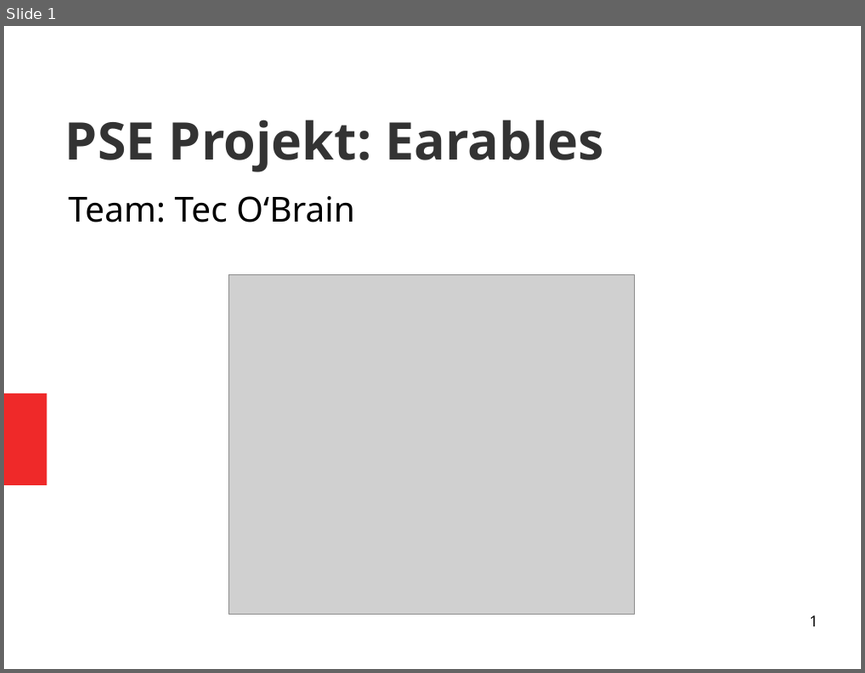
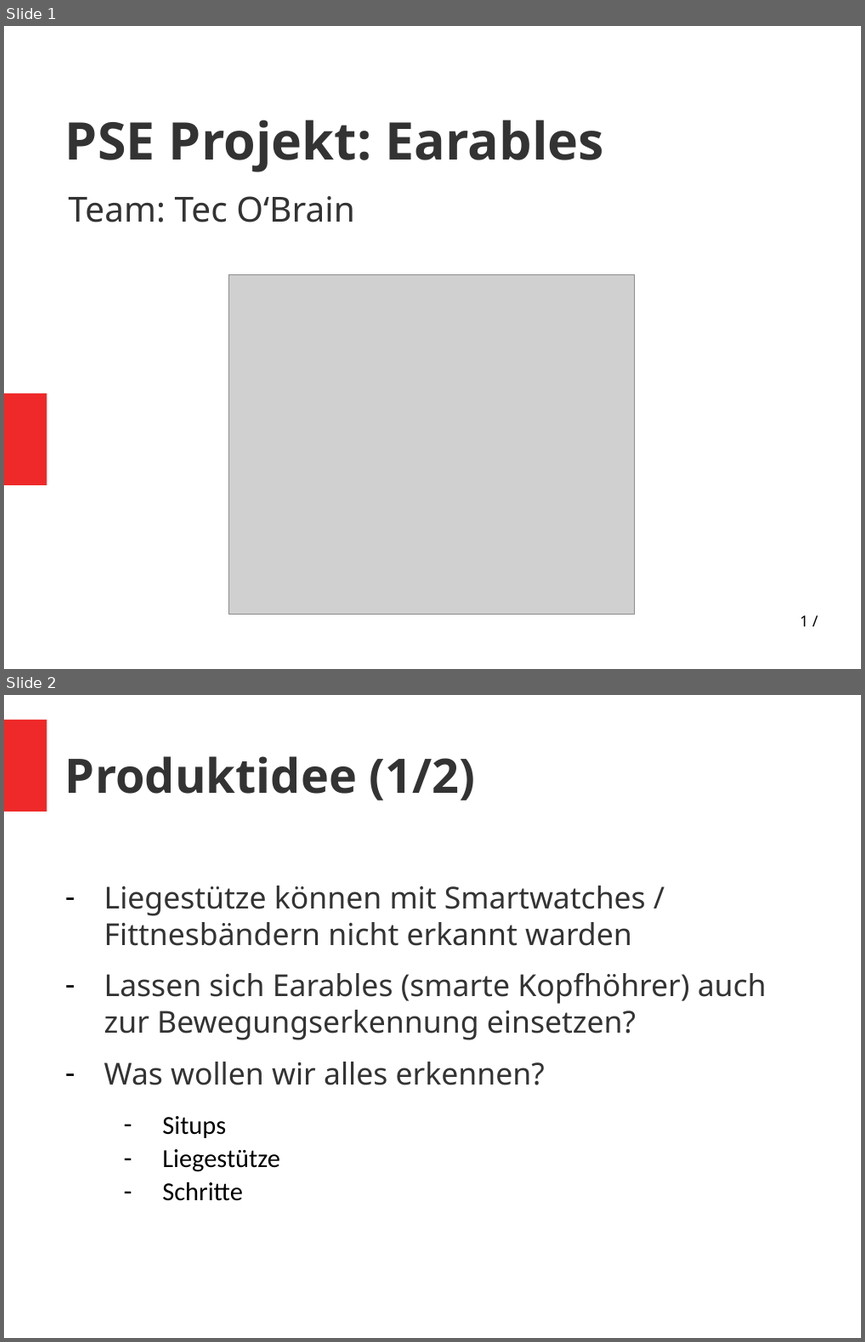
Before and after one commit to vlle1/dokumente-earablesKIT, a slide deck: Abschlusspräsi/Abschlusspräsi.odp. Shown one above the other, each under a label of ours: slide 1 before the commit, slides 1 and 2 after it. The pictures are 865x673 and 865x1342 pixels, drawn with LibreOffice and Linux fonts; fonts in the diff are those of the drawing; grey boxes stand for pictures. Boxes give left, top, right and bottom in pixels: in the first picture for what was removed or moved away, otherwise in the second. Text is boxed around its words. In the diff, an @@ line names an element or a change of style, - is before the commit and + after.

```diff
--- a/Abschlusspräsi/Abschlusspräsi.odp
+++ b/Abschlusspräsi/Abschlusspräsi.odp
@@ slide 2 added at [4, 695, 861, 1338], background #FFFFFF @@
@@ freeform shape added at [4, 719, 46, 811], fill #EF2929 @@
@@ title added at [65, 756, 476, 800], 44 pt, text #333333, bold @@
+Produktidee (1/2)
@@ text added at [104, 885, 766, 1201], 28 pt, text #333333 @@
+– Liegestütze können mit Smartwatches / Fittnesbändern nicht erkannt warden
+– Lassen sich Earables (smarte Kopfhöhrer) auch zur Bewegungserkennung einsetzen?
+– Was wollen wir alles erkennen?
+  – Situps
+  – Liegestütze
+  – Schritte
@@ slide 1 changed as well @@
@@ subtitle "Team: Tec O‘Brain" at [69, 196, 355, 222]: text colour #000000 to #333333; more space between paragraphs @@
@@ page number at [800, 615, 808, 626]: text changed @@
-1
+1 /
```
Also in this commit, not shown: 10 other slides changed, 1 other slide added, 1 other file.
